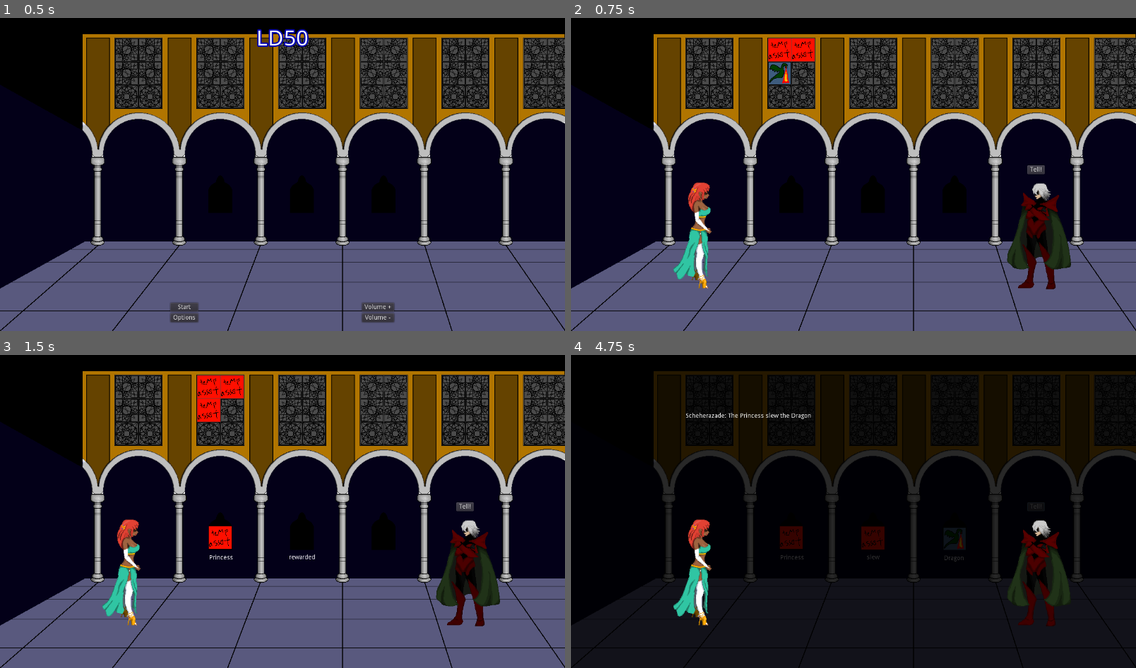
Above: before the commit, frames 1-4 (two rows, left to right).
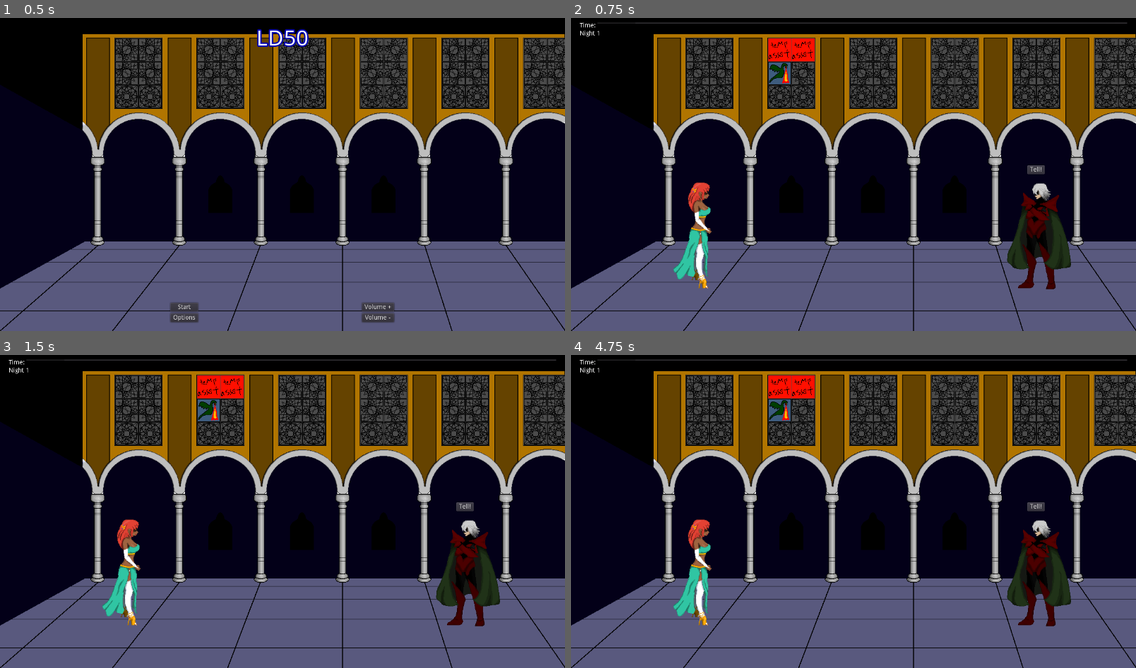
Above: after the commit, the same moments.

Repository: alpacanumerals/LD50
Game: Godot game, scene res://TitleScreen.tscn
The game is run twice, just before and just after one commit, with the same random seed, the same clock (stepped at 60 frames per second) and the same inputs.
Inputs (mouse positions are in pixels of both pictures, inside the frame that each line leads up to):
- Up to frame 1 (0.5 s): no input
- Up to frame 2 (0.75 s): click "Start" at 0.5 s
- Up to frame 3 (1.5 s): tap Enter at 1.25 s; drag from (209, 386) to (220, 536) at 1.27 s
- Up to frame 4 (4.75 s): tap Space at 2 s; drag from (802, 386) to (791, 536) at 2.02 s; tap Enter at 2.75 s; move the mouse to (780, 411) at 2.77 s; click (780, 411) at 2.92 s; click (1034, 505) at 3.5 s, where only the run before the commit has a clickable "Tell!"; click (1034, 505) at 4.25 s, where only the run before the commit has a clickable "Tell!"

Frame 1 is identical in both runs. In frame 2, 0.5% of the frame differs, in the area x 1-99%, y 1-7%; in frame 3, 1.1%; in frame 4, 51%, in the area x 0-100%, y 1-100%.

Commit message:
first pass and imports

Diff:
--- a/OpCard.gd
+++ b/OpCard.gd
@@ -11,7 +11,7 @@
     id = card.id
     $Sprite.set_texture(card.texture)
 
-func _on_OpCard_input_event(viewport, event, shape_idx):
+func _on_OpCard_input_event(_viewport, event, _shape_idx):
     if event is InputEventMouseButton and event.button_index == BUTTON_LEFT and event.pressed:
         Sound.play_button_jingle()
         emit_signal("player_click", id)
--- a/StoryScene.tscn
+++ b/StoryScene.tscn
@@ -15,6 +15,7 @@
 [ext_resource path="res://assets/shez1.png" type="Texture" id=13]
 [ext_resource path="res://assets/sultan1.png" type="Texture" id=14]
 [ext_resource path="res://assets/box.png" type="Texture" id=15]
+[ext_resource path="res://time_limit.gd" type="Script" id=16]
 
 [sub_resource type="RectangleShape2D" id=1]
 extents = Vector2( 26, 26 )
@@ -43,13 +44,30 @@
 script = ExtResource( 12 )
 
 [node name="VBoxContainer" type="VBoxContainer" parent="."]
-visible = false
 margin_right = 1240.0
 margin_bottom = 680.0
 
-[node name="NightLabel" type="Label" parent="VBoxContainer"]
+[node name="TimeLimit" type="HBoxContainer" parent="VBoxContainer"]
 margin_right = 1240.0
 margin_bottom = 14.0
+script = ExtResource( 16 )
+
+[node name="TimeLabel" type="Label" parent="VBoxContainer/TimeLimit"]
+margin_right = 36.0
+margin_bottom = 14.0
+text = "Time:"
+
+[node name="TimeBar" type="ProgressBar" parent="VBoxContainer/TimeLimit"]
+margin_left = 40.0
+margin_right = 1240.0
+margin_bottom = 14.0
+size_flags_horizontal = 3
+percent_visible = false
+
+[node name="NightLabel" type="Label" parent="VBoxContainer"]
+margin_top = 18.0
+margin_right = 1240.0
+margin_bottom = 32.0
 text = "Night: "
 script = ExtResource( 2 )
 
@@ -277,6 +295,7 @@
 position = Vector2( 1040, 485 )
 texture = ExtResource( 14 )
 
+[connection signal="time_up" from="VBoxContainer/TimeLimit" to="." method="_on_TimeLimit_time_up"]
 [connection signal="card_chosen" from="WallCards" to="WindowText" method="_on_WallCards_card_chosen"]
 [connection signal="input_event" from="WallCards/OpCard" to="WallCards/OpCard" method="_on_OpCard_input_event"]
 [connection signal="mouse_entered" from="WallCards/OpCard" to="WallCards/OpCard" method="_on_OpCard_mouse_entered"]
--- a/autoload/story.gd
+++ b/autoload/story.gd
@@ -75,8 +75,7 @@
     print("boredom: " + str(boredom))
     print("annoyance: " + str(annoyance))
 
-    if (threshold_exceeded()):
-        Switcher.switch_scene("res://TitleScreen.tscn")
+    return threshold_exceeded()
 
 func next_night():
     night += 1
--- a/night.gd
+++ b/night.gd
@@ -2,6 +2,7 @@
 
 enum stages { START, STORY, SULTAN, MOOD, END, STAB }
 var stage : int
+var failed : bool
 
 const story_format = "Scheherazade: The %s %s the %s"
 
@@ -11,13 +12,15 @@
     $NightSprite.modulate.a = 0
     $NightSprite.visible = false
     set_process_input(false)
+    failed = false
 
 func initialise():
     blank_text()
     stage = stages.START
 
-func night_fall():
+func night_fall(has_failed):
     initialise()
+    failed = has_failed
     $NightSprite.visible = true
     $Dusk.interpolate_property($NightSprite,
         "modulate",
@@ -40,6 +43,19 @@
 
 func _input(event):
     if (event.is_pressed()):
+        if (failed):
+            match stage:
+                stages.START:
+                    $StoryText.text = "Sultan: This is terrible."
+                    stage = stages.STORY
+                stages.STORY:
+                    $SultanText.text = "You can't tell stories at a-"
+                    stage = stages.MOOD
+                stages.MOOD:
+                    $SultanMood.text = "Scheherazade: Oh shut up, you bloviating bore."
+                    stage = stages.END
+                stages.END:
+                    Switcher.switch_scene("res://TitleScreen.tscn")
         match stage:
             stages.START:
                 $StoryText.text = compose_story_text()
--- a/story_scene.gd
+++ b/story_scene.gd
@@ -8,7 +8,9 @@
     var verb = Story.current_tale[Story.phase.VERB]
     var object = Story.current_tale[Story.phase.OBJECT]
 
-    #block interaction
-    $NightArea.night_fall()
+    var failed = Story.tell_story(subject, verb, object)
 
-    Story.tell_story(subject, verb, object)
+    $NightArea.night_fall(failed)
+
+func _on_TimeLimit_time_up():
+    $NightArea.night_fall(true)
--- /dev/null
+++ b/time_limit.gd
@@ -0,0 +1,30 @@
+extends HBoxContainer
+
+var max_time : int
+var time_remaining: float
+
+var running : bool
+
+signal time_up
+
+func _ready():
+    max_time = 7
+    time_remaining = max_time
+    running = false
+
+func reset():
+    if (max_time > 7):
+        max_time -= 1
+    time_remaining = max_time
+    running = true
+    $TimeBar.max_value = max_time
+    $TimeBar.value = time_remaining
+
+func _process(delta):
+    #time_remaining -= delta
+    if (time_remaining < 0):
+        time_remaining = 0
+    $TimeBar.value = time_remaining
+    if (time_remaining == 0):
+        running = false
+        emit_signal("time_up")
Not shown: 1 places in StoryScene.tscn that only renumber resources
Not shown, added: assets/verb/revived.png.import
Not shown, added: assets/verb/turned_into.png.import
